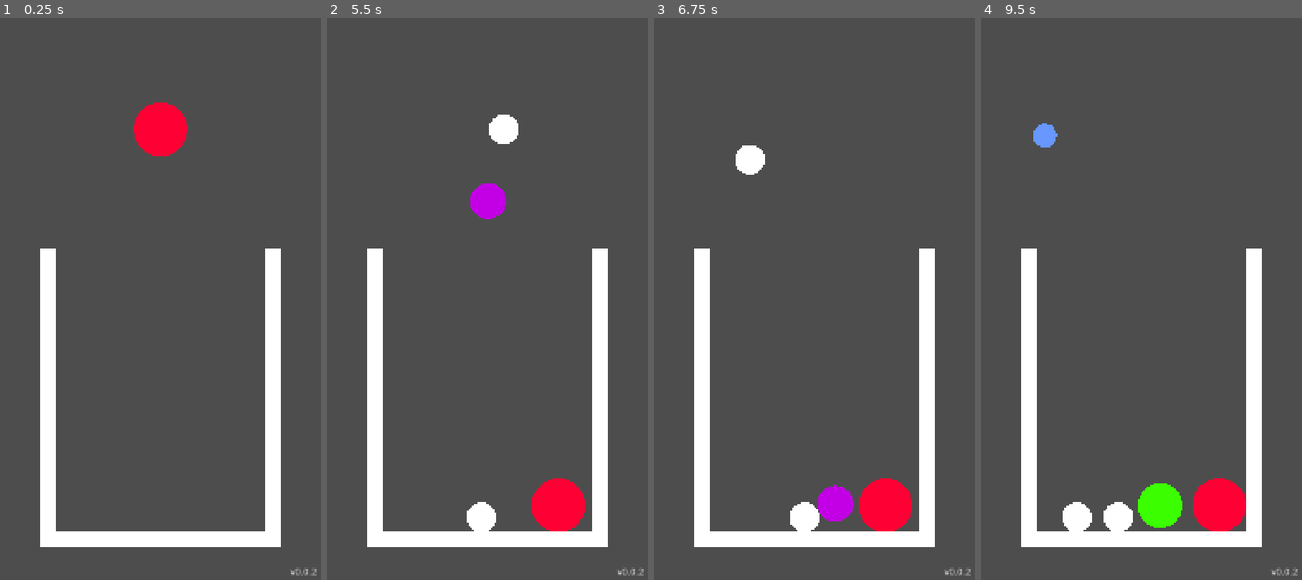
Above: before the commit, frames 1-4 (left to right).
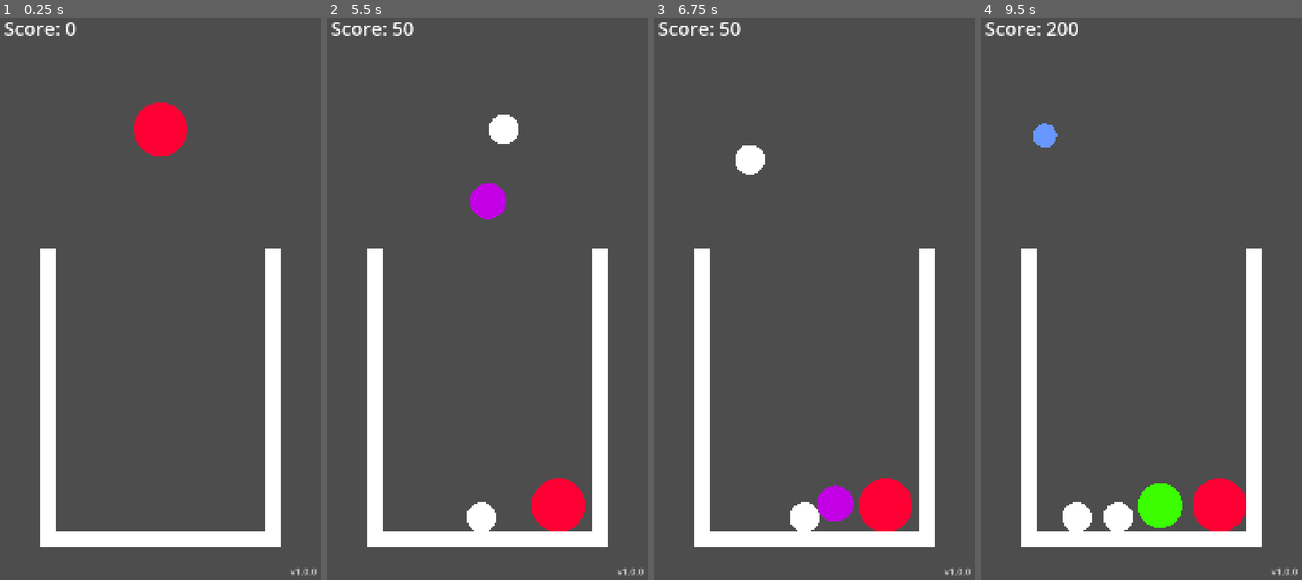
Above: after the commit, the same moments.

Repository: petrsek/Merge-Ball
Game: Godot game, scene res://scenes/endless_mode.tscn
Two runs of this game, one before a commit and one after it. Both use one fixed random seed, a clock stepped at 60 frames per second and the inputs below.
Inputs (mouse positions are in pixels of both pictures, inside the frame that each line leads up to):
- Up to frame 1 (0.25 s): no input
- Up to frame 2 (5.5 s): tap Enter at 0.5 s; move the mouse to (558, 265) at 0.52 s; click (558, 265) at 0.67 s; drag from (423, 327) to (487, 237) at 1.27 s; move the mouse to (519, 169) at 2.02 s; click (519, 169) at 2.17 s; drag from (471, 411) to (391, 209) at 2.77 s; move the mouse to (583, 383) at 3.52 s; click (583, 383) at 3.67 s; drag from (391, 209) to (487, 237) at 4.27 s; move the mouse to (503, 299) at 5.02 s; click (503, 299) at 5.17 s
- Up to frame 3 (6.75 s): drag from (766, 152) to (750, 327) at 5.77 s; move the mouse to (885, 265) at 6.52 s; click (885, 265) at 6.67 s
- Up to frame 4 (9.5 s): drag from (1077, 327) to (1141, 237) at 7.27 s; move the mouse to (1173, 169) at 8.02 s; click (1173, 169) at 8.17 s; drag from (1125, 411) to (1045, 209) at 8.77 s

The runs differ from the first frame. In frame 1, 0.3% of the frame differs, in the area x 1-99%, y 0-100%; in frame 2, 0.3%; in frame 3, 0.3%; in frame 4, 0.4%.

Commit message:
Added score counting

Diff:
--- a/scenes/endless_mode.tscn
+++ b/scenes/endless_mode.tscn
@@ -3,25 +3,30 @@
 [ext_resource type="Script" uid="uid://db61y3fy84uff" path="res://scripts/game_controller.gd" id="1_spjlh"]
 [ext_resource type="Script" uid="uid://hsim6v8gry5r" path="res://scripts/bottom_border.gd" id="2_7cy05"]
 [ext_resource type="Script" uid="uid://bbitrtdh324c8" path="res://scripts/container_top_area.gd" id="2_ci4il"]
+[ext_resource type="Script" uid="uid://b71y8qv02ldqc" path="res://scripts/score_label.gd" id="4_ngx8f"]
 
 [sub_resource type="RectangleShape2D" id="RectangleShape2D_7cy05"]
 size = Vector2(805, 62)
 
 [sub_resource type="WorldBoundaryShape2D" id="WorldBoundaryShape2D_q2b0o"]
 
-[sub_resource type="LabelSettings" id="LabelSettings_ngx8f"]
-font_size = 32
-font_color = Color(0.7792914, 0.7792914, 0.7792913, 1)
+[sub_resource type="LabelSettings" id="LabelSettings_xc8o4"]
+font_size = 64
 
 [sub_resource type="LabelSettings" id="LabelSettings_ci4il"]
 font_size = 256
 outline_size = 16
 outline_color = Color(0, 0, 0, 1)
 
-[node name="GameController" type="Node2D" unique_id=1808142764 node_paths=PackedStringArray("game_over_timer", "game_over_label")]
+[sub_resource type="LabelSettings" id="LabelSettings_ngx8f"]
+font_size = 32
+font_color = Color(0.7792914, 0.7792914, 0.7792913, 1)
+
+[node name="GameController" type="Node2D" unique_id=1808142764 node_paths=PackedStringArray("game_over_timer", "game_over_label", "restart_button")]
 script = ExtResource("1_spjlh")
 game_over_timer = NodePath("GameOverTimer")
-game_over_label = NodePath("MarginContainer/CenterContainer/GameOverLabel")
+game_over_label = NodePath("UI/VSplitContainer/CenterContainer/VBoxContainer/GameOverLabel")
+restart_button = NodePath("UI/VSplitContainer/CenterContainer/VBoxContainer/RestartButton")
 
 [node name="Container" type="StaticBody2D" parent="." unique_id=1696462417]
 position = Vector2(540, 1800)
@@ -58,7 +63,7 @@
 [node name="GameOverTimer" type="Timer" parent="." unique_id=1555970210]
 wait_time = 5.0
 
-[node name="MarginContainer" type="MarginContainer" parent="." unique_id=807126287]
+[node name="UI" type="MarginContainer" parent="." unique_id=807126287]
 offset_right = 1080.0
 offset_bottom = 1920.0
 theme_override_constants/margin_left = 16
@@ -66,26 +71,53 @@
 theme_override_constants/margin_right = 16
 theme_override_constants/margin_bottom = 16
 
-[node name="VersionLabel" type="Label" parent="MarginContainer" unique_id=639543576]
+[node name="VSplitContainer" type="VSplitContainer" parent="UI" unique_id=1618056720]
 layout_mode = 2
-size_flags_vertical = 1
-text = "v0.0.2"
-label_settings = SubResource("LabelSettings_ngx8f")
-horizontal_alignment = 2
-vertical_alignment = 2
+split_offsets = PackedInt32Array(88, 1831)
+drag_area_highlight_in_editor = true
+split_offset = 88
 
-[node name="CenterContainer" type="CenterContainer" parent="MarginContainer" unique_id=506675669]
-z_index = 1
+[node name="ScoreLabel" type="Label" parent="UI/VSplitContainer" unique_id=1330706825 node_paths=PackedStringArray("score_mult_timer")]
+layout_mode = 2
+label_settings = SubResource("LabelSettings_xc8o4")
+script = ExtResource("4_ngx8f")
+score_mult_timer = NodePath("ScoreMultTimer")
+
+[node name="ScoreMultTimer" type="Timer" parent="UI/VSplitContainer/ScoreLabel" unique_id=845855759]
+wait_time = 0.5
+
+[node name="CenterContainer" type="CenterContainer" parent="UI/VSplitContainer" unique_id=1004109638]
 layout_mode = 2
 
-[node name="GameOverLabel" type="Label" parent="MarginContainer/CenterContainer" unique_id=1776129501]
+[node name="VBoxContainer" type="VBoxContainer" parent="UI/VSplitContainer/CenterContainer" unique_id=411421290]
+layout_mode = 2
+
+[node name="GameOverLabel" type="Label" parent="UI/VSplitContainer/CenterContainer/VBoxContainer" unique_id=1776129501]
 visible = false
 layout_mode = 2
 label_settings = SubResource("LabelSettings_ci4il")
 horizontal_alignment = 1
 vertical_alignment = 1
 
+[node name="RestartButton" type="Button" parent="UI/VSplitContainer/CenterContainer/VBoxContainer" unique_id=2111770367]
+visible = false
+layout_mode = 2
+theme_override_font_sizes/font_size = 64
+button_mask = 3
+text = "Restart"
+
+[node name="VersionLabel" type="Label" parent="UI/VSplitContainer" unique_id=639543576]
+layout_mode = 2
+size_flags_vertical = 1
+text = "v1.0.0"
+label_settings = SubResource("LabelSettings_ngx8f")
+horizontal_alignment = 2
+vertical_alignment = 2
+
+[connection signal="balls_merged" from="." to="UI/VSplitContainer/ScoreLabel" method="_on_balls_merged"]
 [connection signal="stop_countdown" from="Container/ContainerTopArea" to="." method="_on_container_top_area_stop_countdown"]
 [connection signal="timeout" from="Container/ContainerTopArea/TimerToCountdown" to="." method="_on_timer_to_countdown_timeout"]
 [connection signal="body_entered" from="BottomBorder" to="BottomBorder" method="_on_body_entered"]
 [connection signal="timeout" from="GameOverTimer" to="." method="_on_game_over_timer_timeout"]
+[connection signal="timeout" from="UI/VSplitContainer/ScoreLabel/ScoreMultTimer" to="UI/VSplitContainer/ScoreLabel" method="_on_score_mult_timer_timeout"]
+[connection signal="pressed" from="UI/VSplitContainer/CenterContainer/VBoxContainer/RestartButton" to="." method="_on_restart_button_pressed"]
--- a/scripts/game_controller.gd
+++ b/scripts/game_controller.gd
@@ -6,6 +6,7 @@
 
 @export var game_over_timer: Timer ## [Timer] for game over countdown
 @export var game_over_label: Label ## [Label] for game over text
+@export var restart_button: Button ## [Button] which is pressed to reset scene
 
 @export var ball_top_offset: int = 400 ## height (from top) of the ball before dropping
 @onready var ball_scene = preload("res://components/base-ball.tscn") ## Base ball scene (level 0)
@@ -18,6 +19,10 @@
 
 @export var ball_min_x: int = 200 ## min global_position.x new ball will move to
 @export var ball_max_x: int = 880 ## max global_position.x new ball will move to
+
+## Emitted when 2 balls are merged [br][br]
+## [param new_level] is the level of merged balls
+signal balls_merged(level: int)
 
 func _ready():
 	ReadyBall()
@@ -33,6 +38,7 @@
 
 	# show countdown and game over
 	game_over_label.visible = game_ending
+	restart_button.visible = game_over
 	if game_ending && !game_over:
 		game_over_label.text = "%d" % ceil(game_over_timer.time_left)
 	if game_over:
@@ -54,9 +60,6 @@
 			# waits for release to allow for dragging to move the ball
 			if !event.pressed:
 				should_drop = true
-	elif game_over:
-		if event.is_pressed():
-			RestartScene()
 
 ## Reloads current scene
 func RestartScene():
@@ -95,6 +98,7 @@
 	# check if already handled
 	if ball1.is_queued_for_deletion() || ball2.is_queued_for_deletion():
 		return
+	balls_merged.emit(ball1.level)
 	var pos = (ball1.global_position + ball2.global_position) / 2
 	var level = (ball1.level + 1)
 	ball1.queue_free()
@@ -133,7 +137,12 @@
 		game_over_timer.stop()
 	game_ending = false
 
-## Ends game
+## Ends game [br]
 ## Called on [member GameController.game_over_timer].timeout
 func _on_game_over_timer_timeout() -> void:
 	game_over = true
+
+## Restarts game [br]
+## Called when Restart[Button] is pressed
+func _on_restart_button_pressed() -> void:
+	RestartScene()
--- /dev/null
+++ b/scripts/score_label.gd
@@ -0,0 +1,29 @@
+class_name ScoreLabel
+extends Label
+## Label with added functionality to count score
+
+@export var score_mult_timer: Timer ## Handles expiration of score multiplier
+var score: int = 0 ## The current score
+@export var score_coef: float = 50.0 ## Coefficient by which the level is multiplied to get score gain
+var score_mult: float = 1.0 ## Score multiplier for multiple merges in a row
+@export var max_score_mult: float = 5.0 ## Limit amount for the [member ScoreLabel.score_mult]
+
+func _ready() -> void:
+	UpdateText()
+
+## Updates the score shown to the current score
+func UpdateText() -> void:
+	text = "Score: %d" % score
+
+## Handles addition of score
+func _on_balls_merged(level: int) -> void:
+	# level + 1 because of level 0
+	score += (level + 1) * score_coef * score_mult
+	score_mult_timer.start()
+	score_mult = clampf(score_mult + 1, 1.0, 5.0)
+	UpdateText()
+
+
+## Resets multiplier
+func _on_score_mult_timer_timeout() -> void:
+	score_mult = 1.0
Not shown, added: scripts/score_label.gd.uid
Not shown, changed: docs/index.pck
Not shown, changed: docs/index.service.worker.js
